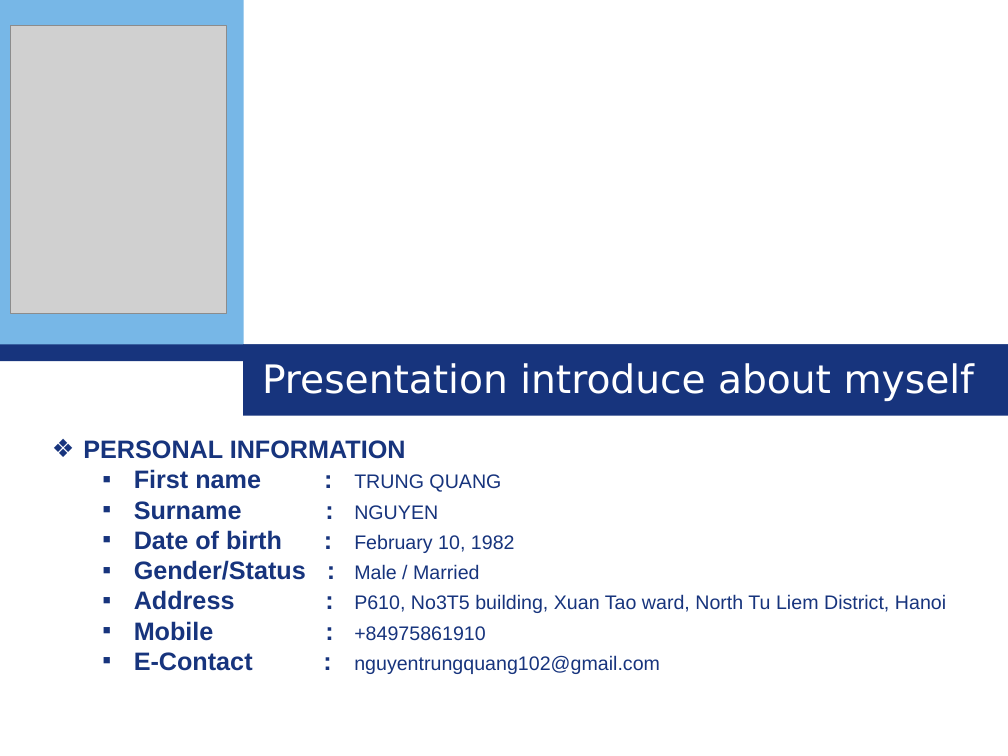
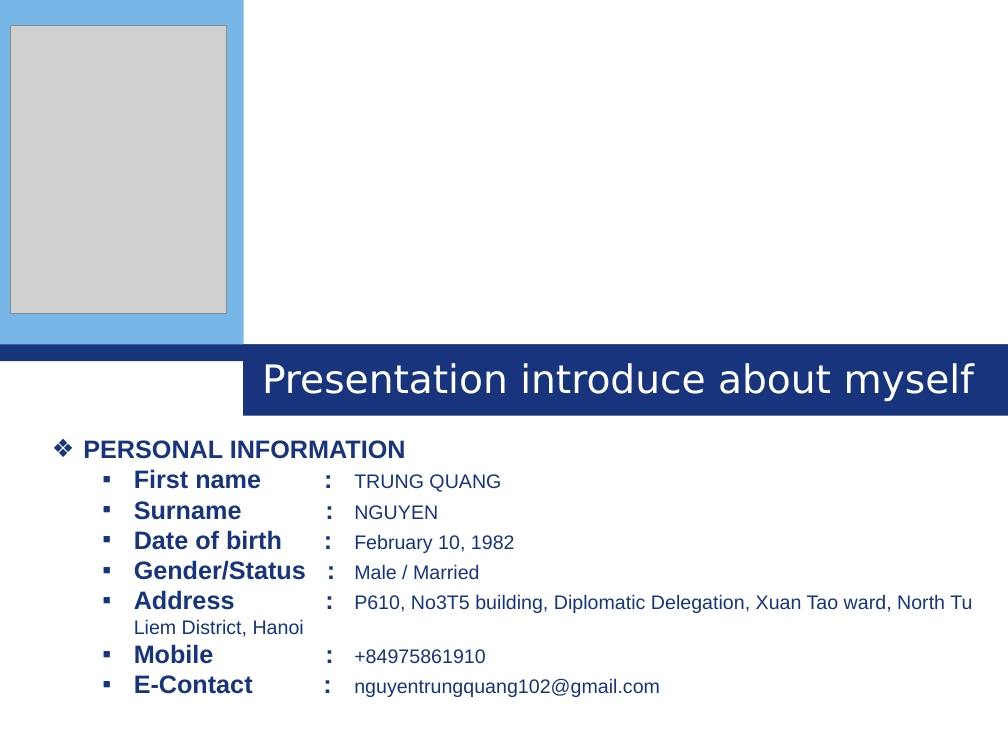
Before and after one commit to QuangNT8/gitworks, a slide deck: slide 1 of myCV2019/presentation.pptx. Drawn at 1008x756 pixels with LibreOffice and Linux fonts; fonts in the diff are those of the drawing; grey boxes stand for pictures; background and template pictures are left out. Boxes give left, top, right and bottom in pixels: in the first picture for what was removed or moved away, otherwise in the second. Text is boxed around its words. In the diff, an @@ line names an element or a change of style, - is before the commit and + after.

```diff
--- a/myCV2019/presentation.pptx
+++ b/myCV2019/presentation.pptx
@@ text at <box>134,590,972,637</box>: text changed @@
-  ▪ Address : P610, No3T5 building, Xuan Tao ward, North Tu Liem District, Hanoi
+  ▪ Address : P610, No3T5 building, Diplomatic Delegation, Xuan Tao ward, North Tu Liem District, Hanoi
```
Also in this commit, not shown: 3 other slides changed, 5 other files.
